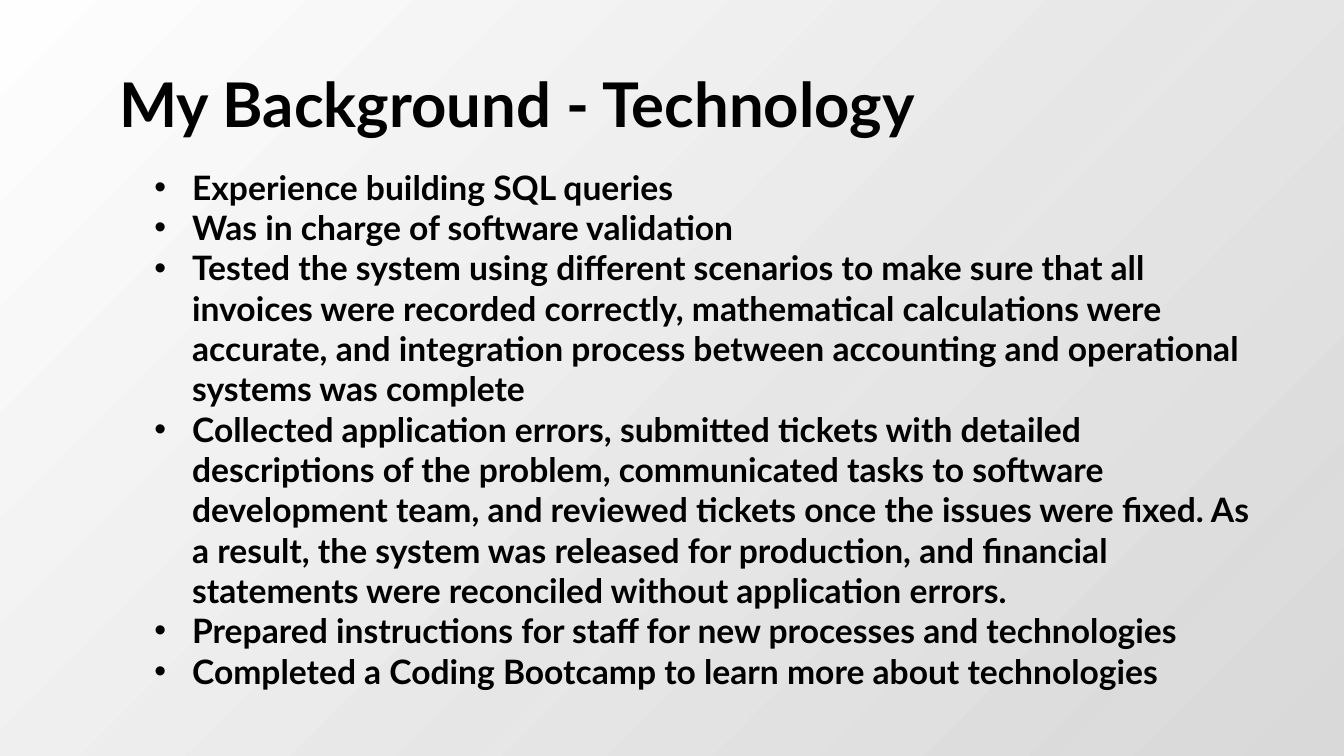
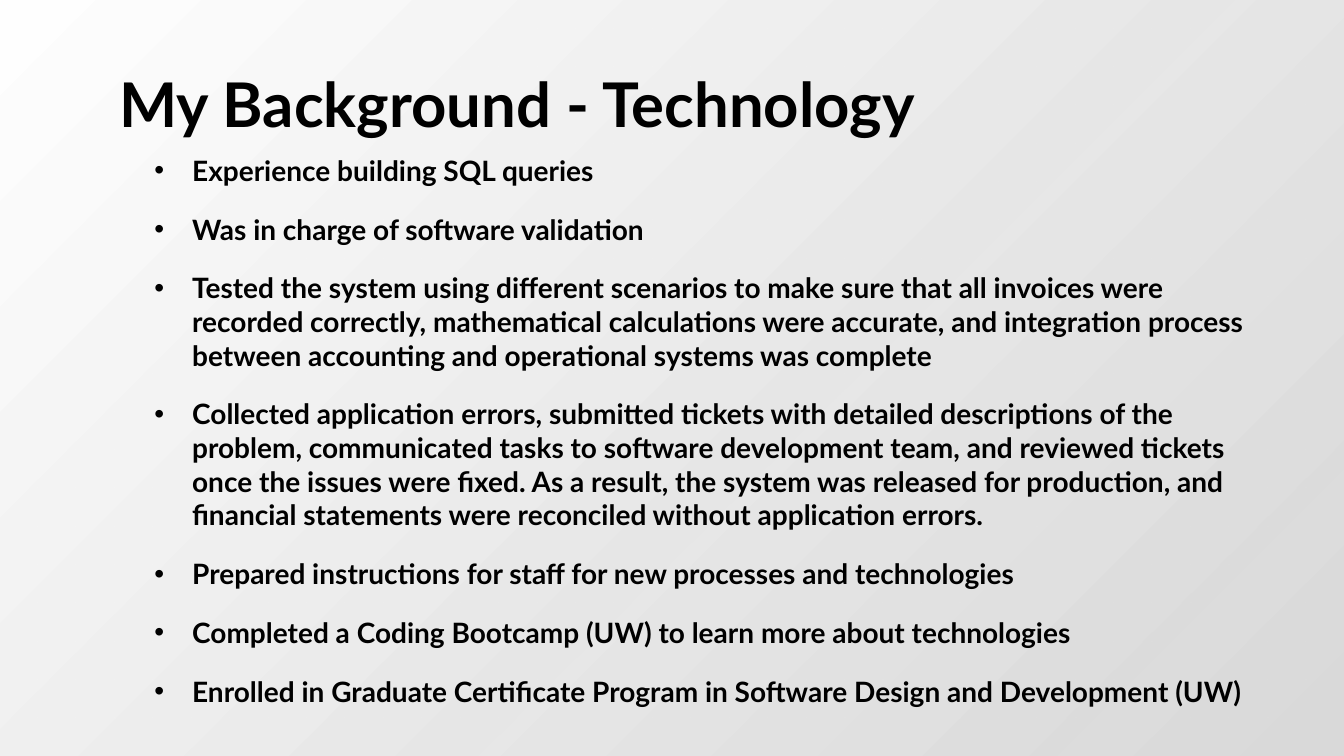
Before and after one commit to vias2019/portfolio, a slide deck: slide 7 of images/AboutMe.pptx. Drawn at 1344x756 pixels with LibreOffice and Linux fonts; fonts in the diff are those of the drawing; background and template pictures are left out. Boxes give left, top, right and bottom in pixels: in the first picture for what was removed or moved away, otherwise in the second. Text is boxed around its words. In the diff, an @@ line names an element or a change of style, - is before the commit and + after.

Commit message:
Updated About Me PP

```diff
--- a/images/AboutMe.pptx
+++ b/images/AboutMe.pptx
@@ text "Experience building SQL queries" moved from (x1=192, y1=175, x2=1249, y2=690) to (x1=192, y1=160, x2=1243, y2=707) @@
@@ text at (x1=192, y1=160, x2=1243, y2=589): size 24 to 20 pt in "Experience building SQL queries", "Was in charge of software validation", "Tested the system using different scenarios to ...", "Collected application errors, submitted tickets with detaile ..." and 1 more places; more space between paragraphs @@
@@ text at (x1=192, y1=621, x2=1241, y2=707): text changed; size 24 to 20 pt @@
-• Completed a Coding Bootcamp to learn more about technologies
+• Completed a Coding Bootcamp (UW) to learn more about technologies
+• Enrolled in Graduate Certificate Program in Software Design and Development (UW)
```
Also in this commit, not shown: 6 other slides changed.
